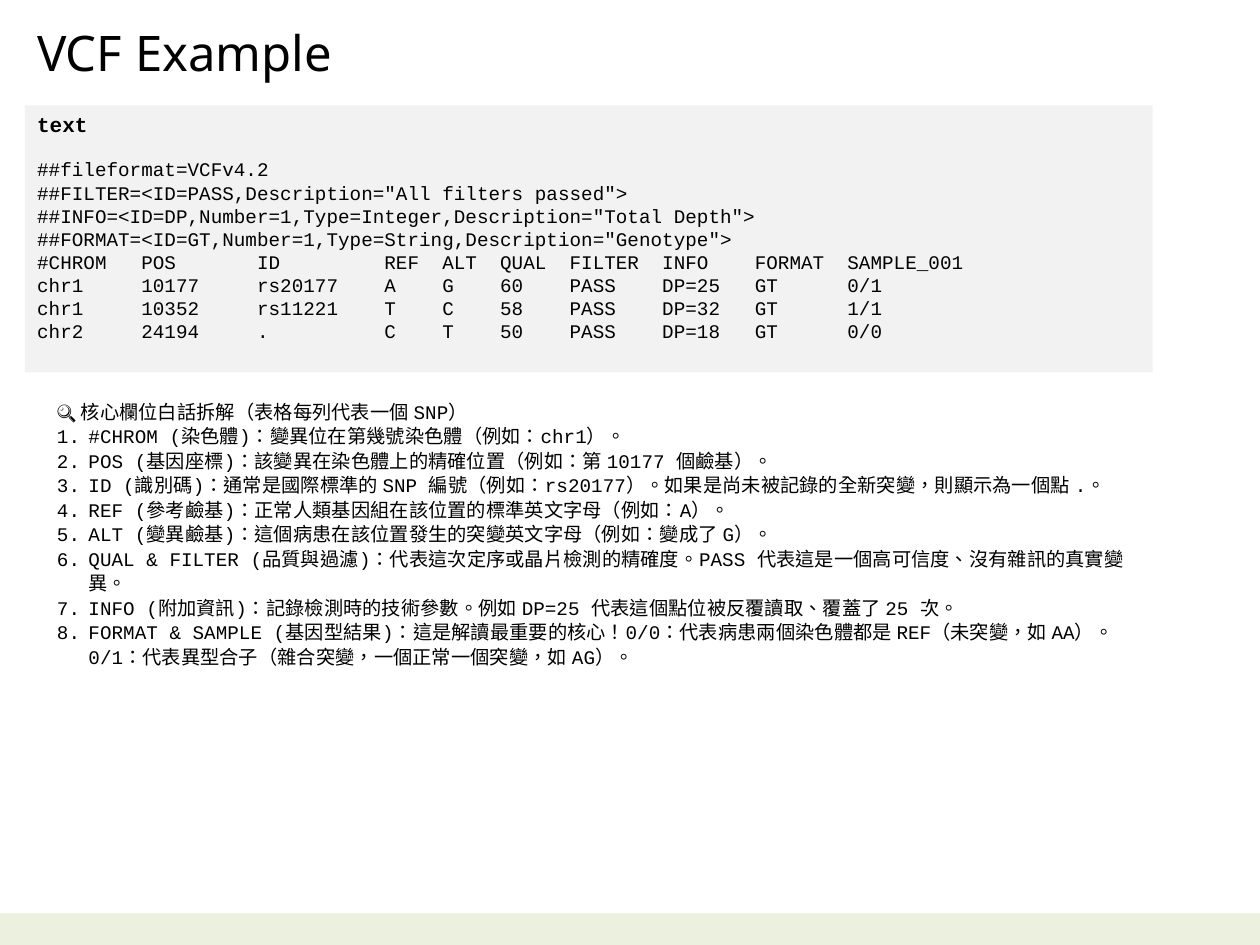
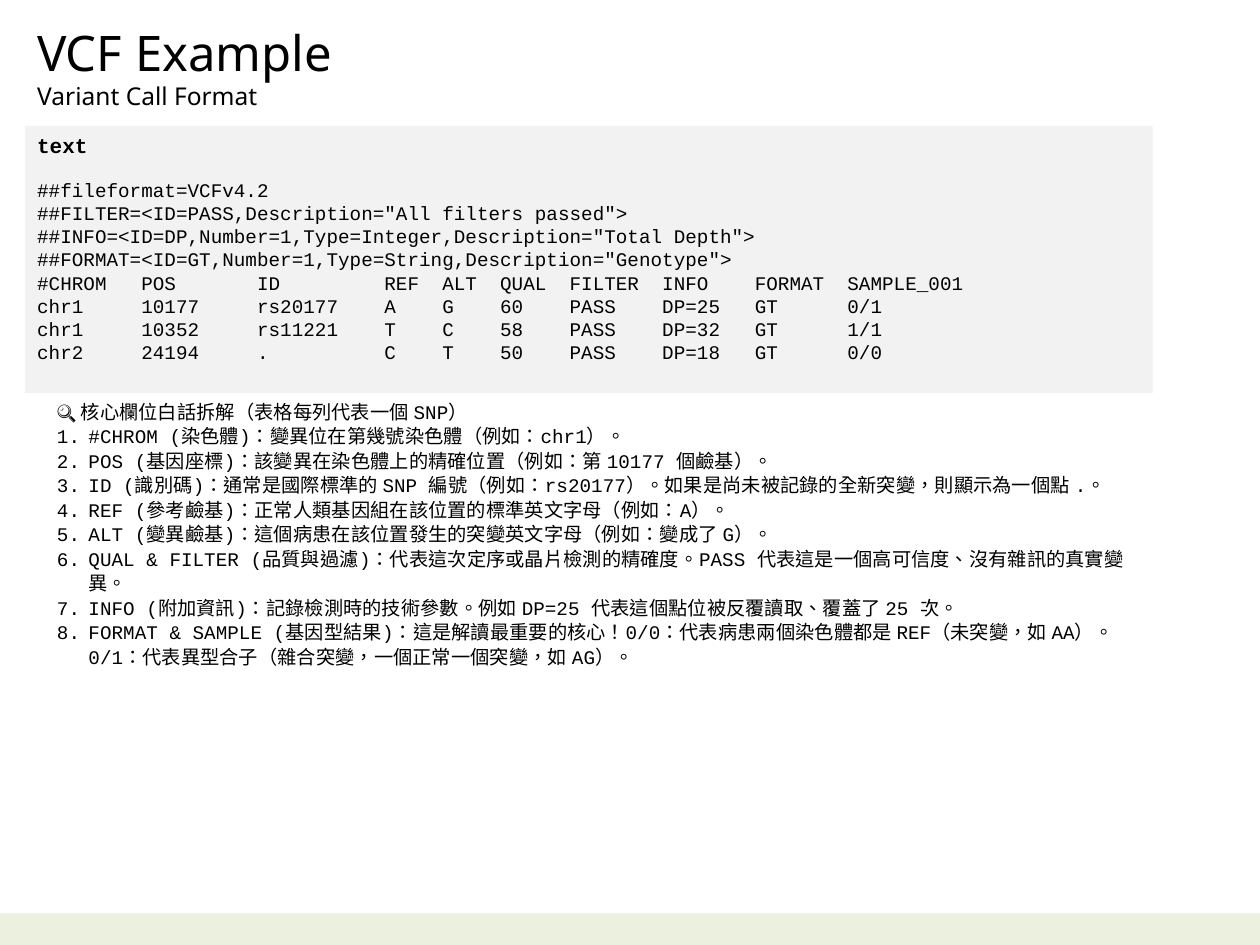
Before and after one commit to navibator/crazy-ai, a slide deck: slide 4 of bio-it-agent.pptx. Drawn at 1260x945 pixels with LibreOffice and Linux fonts; fonts in the diff are those of the drawing. Boxes give left, top, right and bottom in pixels: in the first picture for what was removed or moved away, otherwise in the second. Text is boxed around its words. In the diff, an @@ line names an element or a change of style, - is before the commit and + after.

```diff
--- a/bio-it-agent.pptx
+++ b/bio-it-agent.pptx
@@ text at bbox=[37, 86, 257, 106]: paragraph added @@
+Variant Call Format
@@ rectangle "text": place and size @@
-rectangle "text" at bbox=[25, 106, 1153, 373]
+rectangle "text" at bbox=[25, 126, 1153, 393]
```
Also in this commit, not shown: 3 other slides changed, 3 other files.
